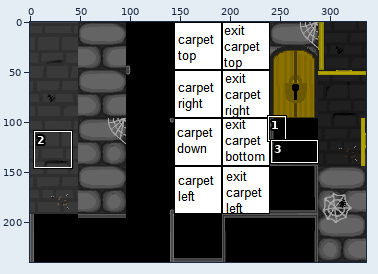
File history of a sprite sheet, core/assets/tilesets/tileset_floor_2.png. Above: a wide view before the commit, with the close-up outlined.
Close-up. Before the edit:
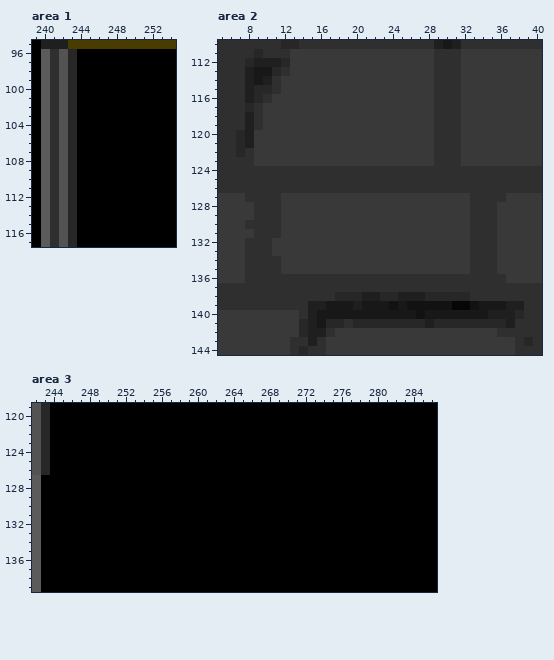
The file is 336x240 pixels. Colours within 5 levels of each other are drawn and written as one. Shown: area 1: x 239..254, y 95..117; area 2: x 5..40, y 110..144; area 3: x 242..286, y 119..139. The commit also changed other parts of the picture, which this record leaves out.
And afterwards:
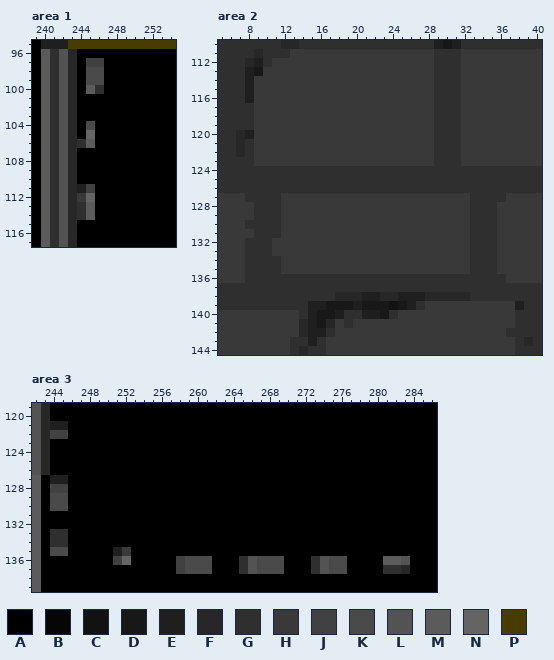
Palette (. is transparent): A #000000  B #060606  C #121212  D #181818  E #1f1f1f  F #272727  G #2f2f2f  H #393939  J #414141  K #4a4a4a  L #535353  M #5b5b5b  N #646464  P #493c00
Change:
--- area 1
@@ x 243..248 @@
  96 FAAAAA
- 97 FAAAAA
- 98 FAAAAA
- 99 FAAAAA
-100 FAAAAA
+ 97 FAJJAA
+ 98 FAKKAA
+ 99 FAKKAA
+100 FAMGAA
 101 FAAAAA
@@ x 242..247 @@
 103 LFAAAA
-104 LFAAAA
-105 LFAAAA
-106 LFAAAA
+104 LFAKAA
+105 LFANAA
+106 LFGMAA
 107 LFAAAA
@@ x 242..247 @@
 110 LFAAAA
-111 LFAAAA
-112 LFAAAA
-113 LFAAAA
-114 LFAAAA
+111 LFEJAA
+112 LFHNAA
+113 LFGMAA
+114 LFGMAA
 115 LFAAAA
--- area 2
@@ x 6..14 @@
 111 GGGFGGGHH
-112 GGFEEEFHH
-113 GGEDDFGHH
-114 GGEDEGHHH
-115 GGEFFGHHH
-116 GGEFGHHHH
-117 GGFGHHHHH
-118 GGEGHHHHH
-119 GGEGHHHHH
+112 GGFEGHHHH
+113 GGEDHHHHH
+114 GGEHHHHHH
+115 GGEHHHHHH
+116 GGEHHHHHH
+117 GGGHHHHHH
+118 GGGHHHHHH
+119 GGGHHHHHH
 120 GFEHHHHHH
-121 GFEHHHHHH
+121 GFGHHHHHH
 122 GFGHHHHHH
@@ x 16..40 @@
 138 GGFFFEEFFEEEFFFFFGGGGGGGG
-139 EDDDEDDDCDCCCCCBBCDDDEEGG
-140 DDDDDDDDDDDCDDDDDDDEEEFGG
-141 DFFGFFFFFFFFEFFFFFFFFEGGG
-142 EGHHHHHHHHHHHHHHHHHHGGGGG
+139 EDDDEDDDCDEGHHHHHHHHHHEGG
+140 DDEGGEEDGHHHHHHHHHHHHHGGG
+141 DFHGHHHHHHHHHHHHHHHHHHGGG
+142 EGHHHHHHHHHHHHHHHHHHHGGGG
 143 GHHHHHHHHHHHHHHHHHHHHHGFG
--- area 3
@@ x 242..247 @@
 120 LFAAAA
-121 LFAAAA
-122 LFAAAA
+121 LFEEAA
+122 LFJJAA
 123 LFAAAA
@@ x 242..286 @@
 126 LFAAAAAAAAAAAAAAAAAAAAAAAAAAAAAAAAAAAAAAAAAAA
-127 MAAAAAAAAAAAAAAAAAAAAAAAAAAAAAAAAAAAAAAAAAAAA
-128 MAAAAAAAAAAAAAAAAAAAAAAAAAAAAAAAAAAAAAAAAAAAA
-129 MAAAAAAAAAAAAAAAAAAAAAAAAAAAAAAAAAAAAAAAAAAAA
-130 MAAAAAAAAAAAAAAAAAAAAAAAAAAAAAAAAAAAAAAAAAAAA
+127 MAEEAAAAAAAAAAAAAAAAAAAAAAAAAAAAAAAAAAAAAAAAA
+128 MAJJAAAAAAAAAAAAAAAAAAAAAAAAAAAAAAAAAAAAAAAAA
+129 MAKKAAAAAAAAAAAAAAAAAAAAAAAAAAAAAAAAAAAAAAAAA
+130 MAKKAAAAAAAAAAAAAAAAAAAAAAAAAAAAAAAAAAAAAAAAA
 131 MAAAAAAAAAAAAAAAAAAAAAAAAAAAAAAAAAAAAAAAAAAAA
 132 MAAAAAAAAAAAAAAAAAAAAAAAAAAAAAAAAAAAAAAAAAAAA
-133 MAAAAAAAAAAAAAAAAAAAAAAAAAAAAAAAAAAAAAAAAAAAA
-134 MAAAAAAAAAAAAAAAAAAAAAAAAAAAAAAAAAAAAAAAAAAAA
-135 MAAAAAAAAAAAAAAAAAAAAAAAAAAAAAAAAAAAAAAAAAAAA
-136 MAAAAAAAAAAAAAAAAAAAAAAAAAAAAAAAAAAAAAAAAAAAA
-137 MAAAAAAAAAAAAAAAAAAAAAAAAAAAAAAAAAAAAAAAAAAAA
+133 MAGGAAAAAAAAAAAAAAAAAAAAAAAAAAAAAAAAAAAAAAAAA
+134 MAGGAAAAAAAAAAAAAAAAAAAAAAAAAAAAAAAAAAAAAAAAA
+135 MAKKAAAAAEHAAAAAAAAAAAAAAAAAAAAAAAAAAAAAAAAAA
+136 MAAAAAAAAJNAAAAAJKKKAAAGLKKKAAAGLKKAAAAMMLAAA
+137 MAAAAAAAAAAAAAAAJKKKAAAGLKKKAAAGLKKAAAAGGFAAA
 138 MAAAAAAAAAAAAAAAAAAAAAAAAAAAAAAAAAAAAAAAAAAAA
